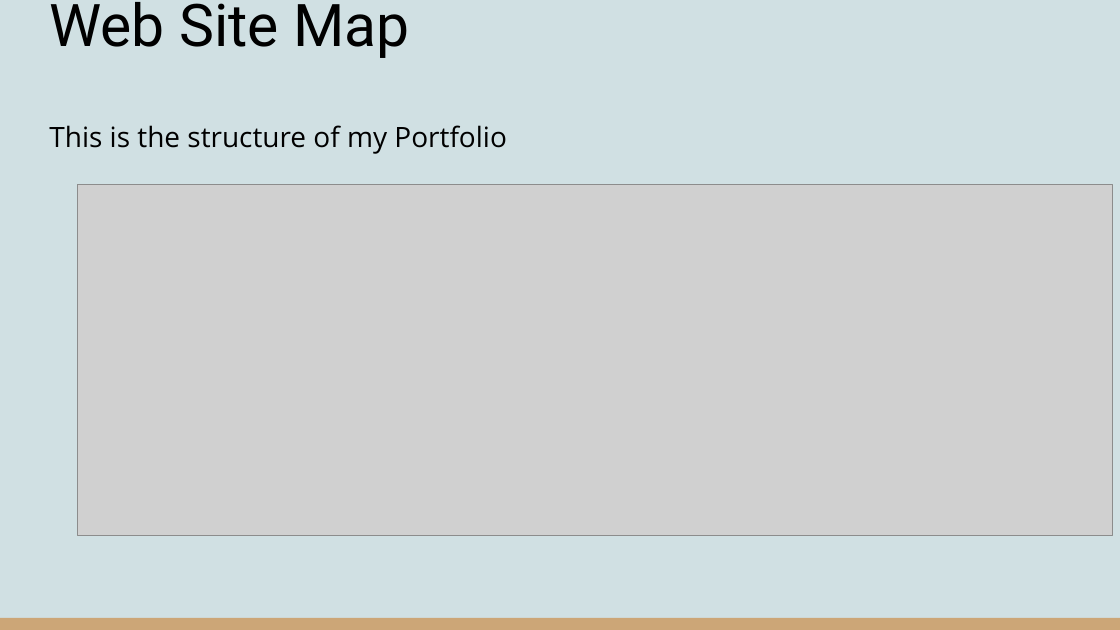
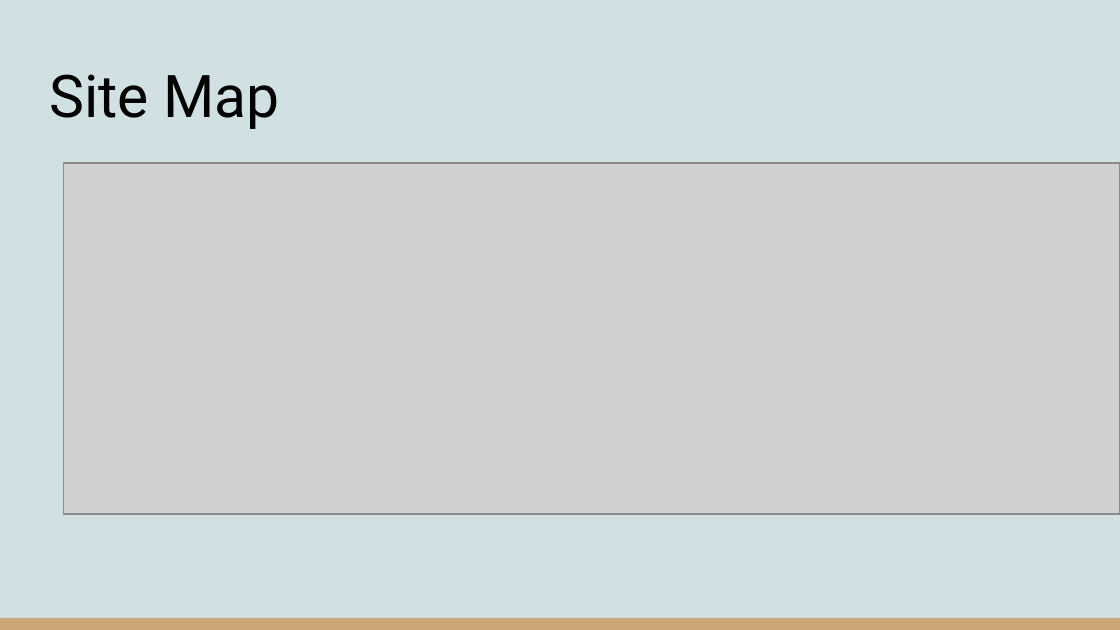
Before and after one commit to OrangeKami/Chen_Zhang_T1A2, a slide deck: slide 2 of ppt/Portfolio.pptx. Drawn at 1120x630 pixels with LibreOffice and Linux fonts; fonts in the diff are those of the drawing; grey boxes stand for pictures. Boxes give left, top, right and bottom in pixels: in the first picture for what was removed or moved away, otherwise in the second. Text is boxed around its words. In the diff, an @@ line names an element or a change of style, - is before the commit and + after.

```diff
--- a/ppt/Portfolio.pptx
+++ b/ppt/Portfolio.pptx
@@ title at (49,74,280,129): text changed @@
-Web Site Map
+Site Map
@@ text removed at (49,125,507,154) @@
-This is the structure of my Portfolio
@@ picture: place and size @@
-picture at (77,185,1112,535)
+picture at (64,164,1120,514)
```
Also in this commit, not shown: 4 other slides changed, 3 other files.
